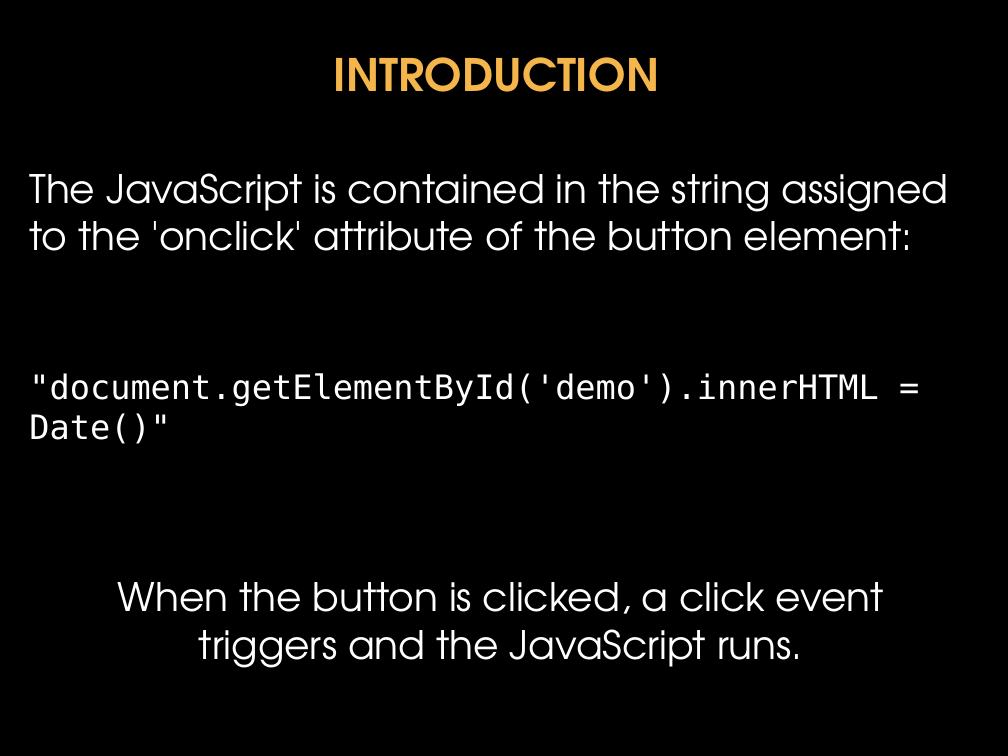
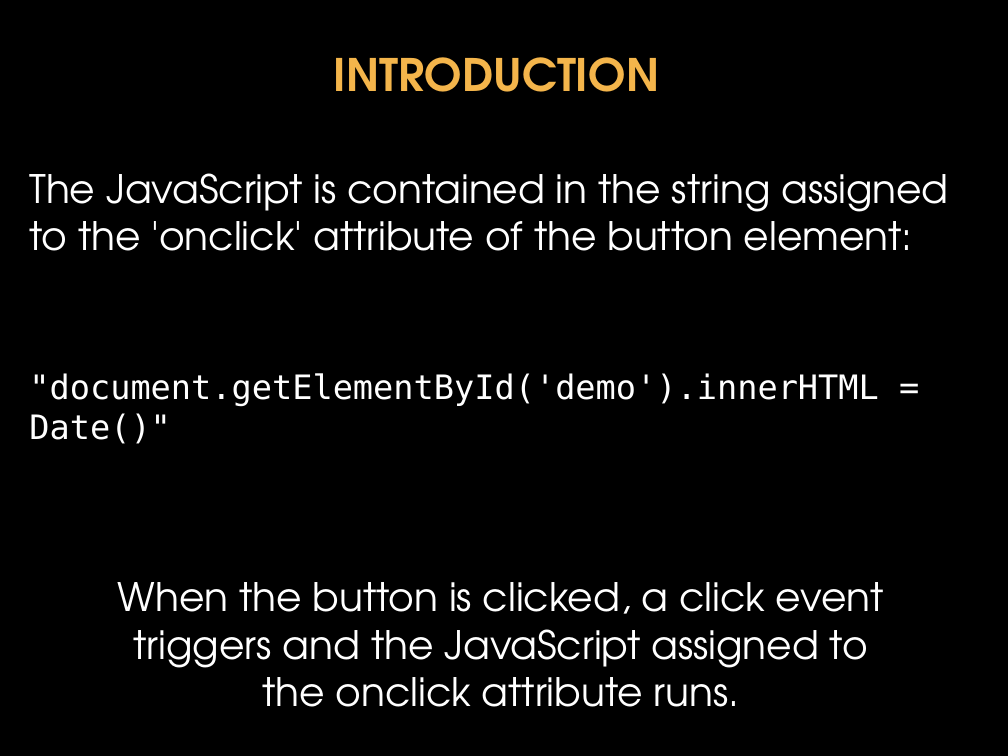
Before and after one commit to donfreiday/cpsc330-js, a slide deck: slide 17 of Javascript.pptx. Drawn at 1008x756 pixels with LibreOffice and Linux fonts; fonts in the diff are those of the drawing; background and template pictures are left out. Boxes give left, top, right and bottom in pixels: in the first picture for what was removed or moved away, otherwise in the second. Text is boxed around its words. In the diff, an @@ line names an element or a change of style, - is before the commit and + after.

```diff
--- a/Javascript.pptx
+++ b/Javascript.pptx
@@ text at <box>118,582,884,707</box>: text changed @@
-When the button is clicked, a click event triggers and the JavaScript runs.
+When the button is clicked, a click event triggers and the JavaScript assigned to the onclick attribute runs.
```
Also in this commit, not shown: 15 other slides changed.
